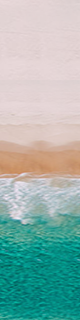
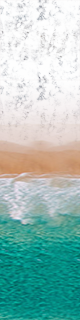
Layers edited between the first and the second 80×320 image:
added layer "snow" above "snow copy" over [left=0, top=0, right=80, bottom=80]
added layer "snow copy" above "Layer 2" over [left=0, top=80, right=80, bottom=158]
